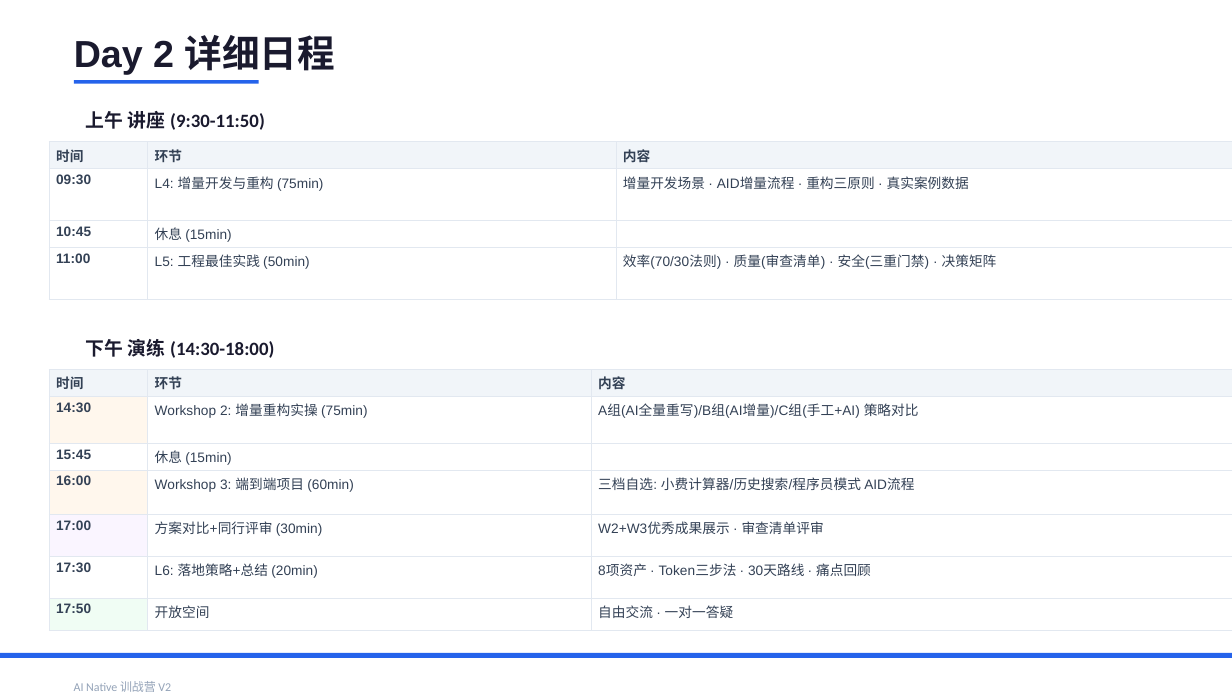
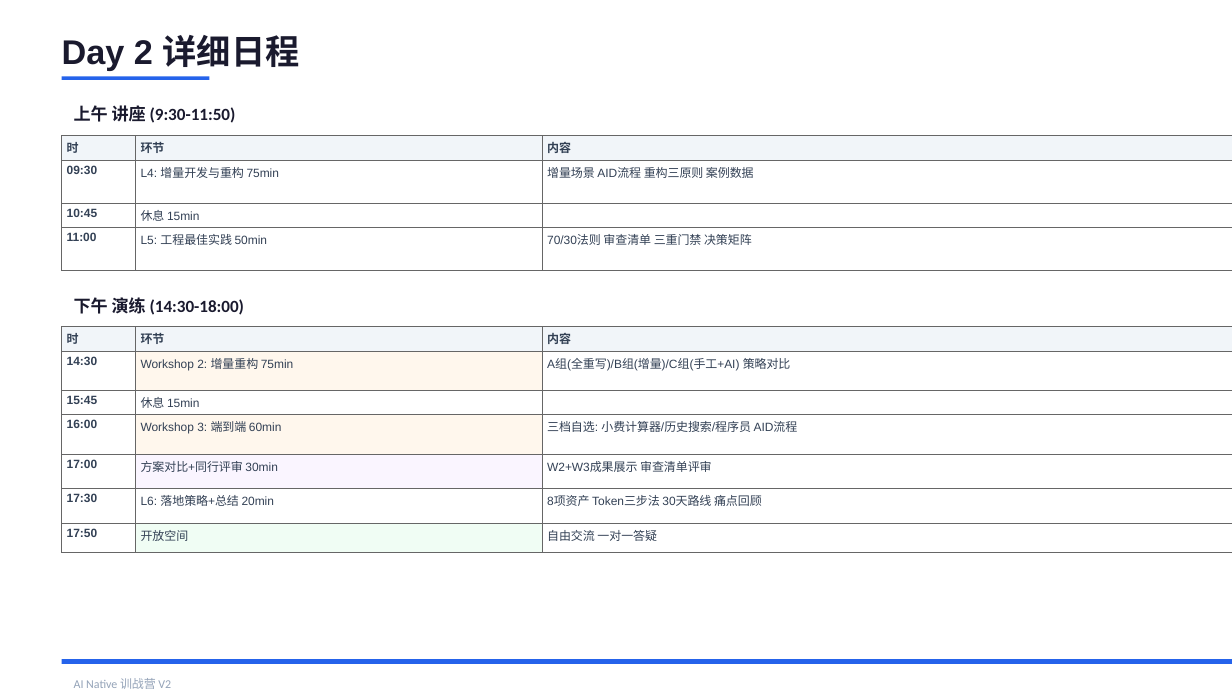
Before and after one commit to JungleTestLabs/ai-coding-training, a slide deck: slide 4 of docs/AI-Native-训战营-介绍与日程.pptx. Drawn at 1232x693 pixels with LibreOffice and Linux fonts; fonts in the diff are those of the drawing. Boxes give left, top, right and bottom in pixels: in the first picture for what was removed or moved away, otherwise in the second. Text is boxed around its words. In the diff, an @@ line names an element or a change of style, - is before the commit and + after.

```diff
--- a/docs/AI-Native-训战营-介绍与日程.pptx
+++ b/docs/AI-Native-训战营-介绍与日程.pptx
@@ text "Day 2 详细日程": place and size @@
-text "Day 2 详细日程" at (74, 35, 335, 74)
+text "Day 2 详细日程" at (62, 35, 300, 70)
@@ text "Day 2 详细日程" at (62, 35, 300, 70): size 22 to 20 pt @@
@@ rectangle: place and size @@
-rectangle at (74, 80, 259, 84)
+rectangle at (62, 76, 209, 80)
@@ text "上午 讲座 (9:30-11:50)": place and size @@
-text "上午 讲座 (9:30-11:50)" at (86, 111, 265, 130)
+text "上午 讲座 (9:30-11:50)" at (74, 105, 236, 123)
@@ text "上午 讲座 (9:30-11:50)" at (74, 105, 236, 123): size 11 to 10 pt @@
@@ table at (62, 136, 1232, 259) @@
-row 1, column 1: 时间
+row 1, column 1: 时
-row 2, column 2: L4: 增量开发与重构 (75min)
+row 2, column 2: L4: 增量开发与重构 75min
-row 2, column 3: 增量开发场景 · AID增量流程 · 重构三原则 · 真实案例数据
+row 2, column 3: 增量场景 AID流程 重构三原则 案例数据
-row 3, column 2: 休息 (15min)
+row 3, column 2: 休息 15min
-row 4, column 2: L5: 工程最佳实践 (50min)
+row 4, column 2: L5: 工程最佳实践 50min
-row 4, column 3: 效率(70/30法则) · 质量(审查清单) · 安全(三重门禁) · 决策矩阵
+row 4, column 3: 70/30法则 审查清单 三重门禁 决策矩阵
@@ size 8 to 7 pt in "环节", "内容", "09:30", "10:45" and 1 more places @@
@@ borders changed @@
@@ table: place and size @@
-table at (49, 142, 1232, 273)
+table at (62, 136, 1232, 259)
@@ text "下午 演练 (14:30-18:00)" at (74, 297, 244, 315): size 11 to 10 pt @@
@@ text "下午 演练 (14:30-18:00)": place and size @@
-text "下午 演练 (14:30-18:00)" at (86, 339, 274, 358)
+text "下午 演练 (14:30-18:00)" at (74, 297, 244, 315)
@@ table at (62, 326, 1232, 545) @@
-row 1, column 1: 时间
+row 1, column 1: 时
-row 2, column 2: Workshop 2: 增量重构实操 (75min)
+row 2, column 2: Workshop 2: 增量重构 75min
-row 2, column 3: A组(AI全量重写)/B组(AI增量)/C组(手工+AI) 策略对比
+row 2, column 3: A组(全重写)/B组(增量)/C组(手工+AI) 策略对比
-row 3, column 2: 休息 (15min)
+row 3, column 2: 休息 15min
-row 4, column 2: Workshop 3: 端到端项目 (60min)
+row 4, column 2: Workshop 3: 端到端 60min
-row 4, column 3: 三档自选: 小费计算器/历史搜索/程序员模式 AID流程
+row 4, column 3: 三档自选: 小费计算器/历史搜索/程序员 AID流程
-row 5, column 2: 方案对比+同行评审 (30min)
+row 5, column 2: 方案对比+同行评审 30min
-row 5, column 3: W2+W3优秀成果展示 · 审查清单评审
+row 5, column 3: W2+W3成果展示 审查清单评审
-row 6, column 2: L6: 落地策略+总结 (20min)
+row 6, column 2: L6: 落地策略+总结 20min
-row 6, column 3: 8项资产 · Token三步法 · 30天路线 · 痛点回顾
+row 6, column 3: 8项资产 Token三步法 30天路线 痛点回顾
-row 7, column 3: 自由交流 · 一对一答疑
+row 7, column 3: 自由交流 一对一答疑
@@ fill #FFF7ED to none in 2 cells @@
@@ fill none to #FFF7ED in 2 cells @@
@@ fill #FAF5FF to none in row 5, column 1 @@
@@ fill none to #FAF5FF in row 5, column 2 @@
@@ fill #F0FDF4 to none in row 7, column 1 @@
@@ fill none to #F0FDF4 in row 7, column 2 @@
@@ size 8 to 7 pt in "环节", "内容", "14:30", "15:45" and 5 more places @@
@@ borders changed @@
@@ table: place and size @@
-table at (49, 370, 1232, 622)
+table at (62, 326, 1232, 545)
@@ rectangle: place and size @@
-rectangle at (0, 653, 1232, 658)
+rectangle at (62, 659, 1232, 664)
```
Also in this commit, not shown: 5 other slides changed.
